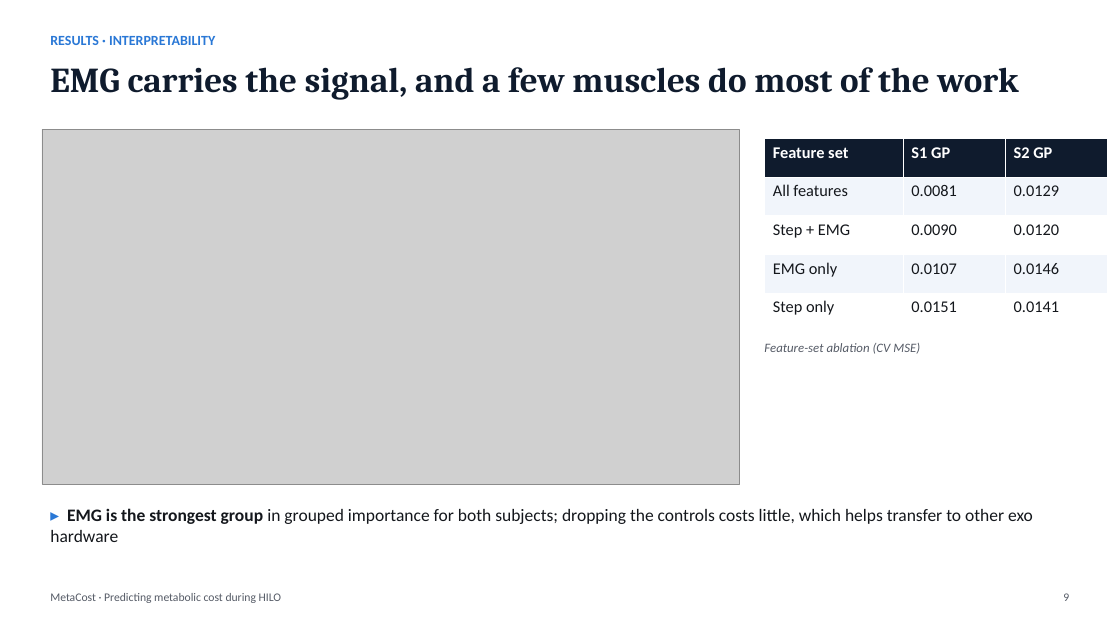
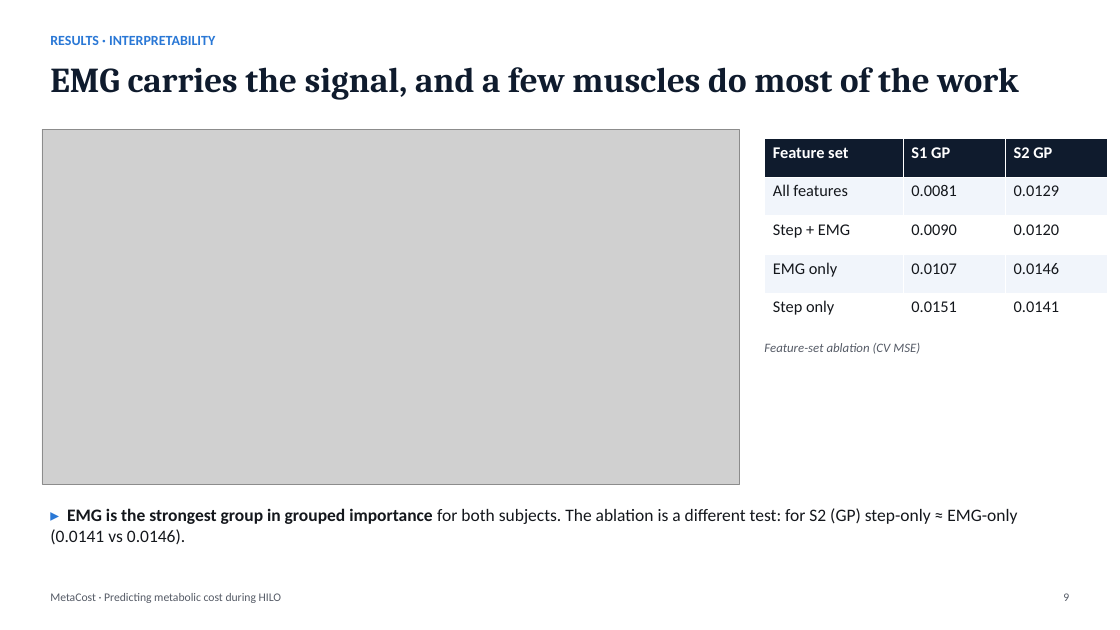
Before and after one commit to Mukilskanda/Predicting-Metabolic-Cost-During-Human-in-the-Loop-Optimisation, a slide deck: slide 9 of docs/MetaCost_Presentation.pptx. Drawn at 1120x630 pixels with LibreOffice and Linux fonts; fonts in the diff are those of the drawing; grey boxes stand for pictures. Boxes give left, top, right and bottom in pixels: in the first picture for what was removed or moved away, otherwise in the second. Text is boxed around its words. In the diff, an @@ line names an element or a change of style, - is before the commit and + after.

```diff
--- a/docs/MetaCost_Presentation.pptx
+++ b/docs/MetaCost_Presentation.pptx
@@ text at (50,508,1017,544): text changed @@
-▸ EMG is the strongest group in grouped importance for both subjects; dropping the controls costs little, which helps transfer to other exo hardware
+▸ EMG is the strongest group in grouped importance for both subjects. The ablation is a different test: for S2 (GP) step-only ≈ EMG-only (0.0141 vs 0.0146).
```
Also in this commit, not shown: 8 other slides changed, 7 other files.
